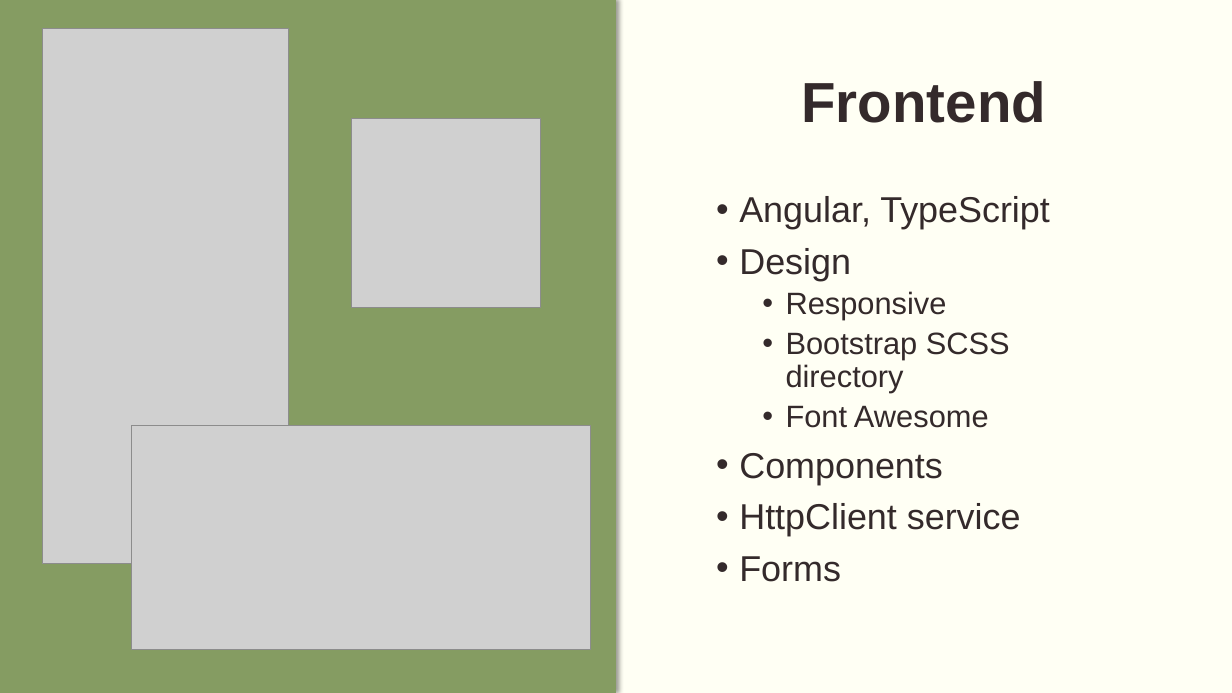
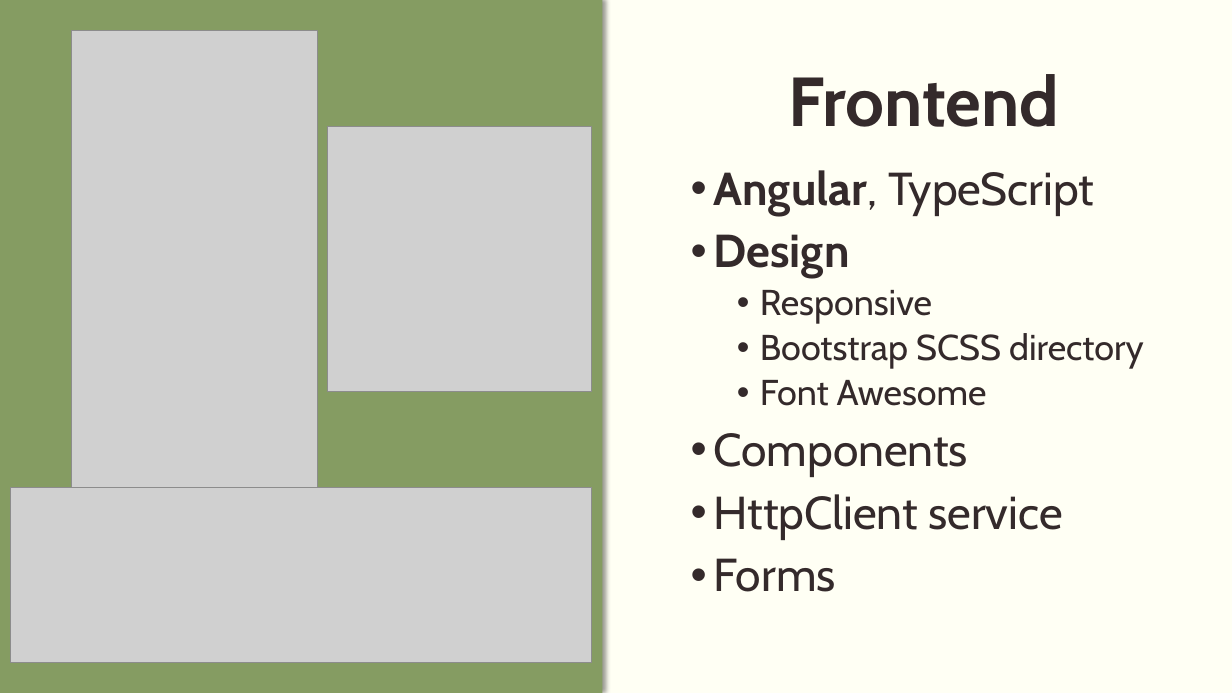
Before and after one commit to momikadragoner/Vizsgaremek, a slide deck: slide 6 of PPT/Agora(2).pptx. Drawn at 1232x693 pixels with LibreOffice and Linux fonts; fonts in the diff are those of the drawing; grey boxes stand for pictures. Boxes give left, top, right and bottom in pixels: in the first picture for what was removed or moved away, otherwise in the second. Text is boxed around its words. In the diff, an @@ line names an element or a change of style, - is before the commit and + after.

```diff
--- a/PPT/Agora(2).pptx
+++ b/PPT/Agora(2).pptx
@@ rectangle: place and size @@
-rectangle at <box>0,0,616,693</box>
+rectangle at <box>0,0,603,693</box>
@@ picture: place and size @@
-picture at <box>43,29,288,565</box>
+picture at <box>71,30,317,567</box>
@@ title "Frontend" at <box>788,74,1059,127</box>: size 44 to 54 pt, font Arial to Cabin @@
@@ picture: place and size @@
-picture at <box>352,118,542,308</box>
+picture at <box>328,127,592,391</box>
@@ text "Angular, TypeScript": place and size @@
-text "Angular, TypeScript" at <box>739,196,1050,582</box>
+text "Angular, TypeScript" at <box>714,170,1144,592</box>
@@ text "Angular, TypeScript" at <box>714,170,1144,592</box>: size 28 to 36 pt in "Angular, TypeScript", "Design", "Components", "HttpClient service" and 1 more places; font Arial to Cabin; bold on in "Angular,", "Design"; size 24 to 28 pt in "Responsive", "Bootstrap SCSS directory", "Font Awesome" @@
@@ picture: place and size @@
-picture at <box>131,426,591,650</box>
+picture at <box>11,487,592,662</box>
```
Also in this commit, not shown: 9 other slides changed, 42 other files.
